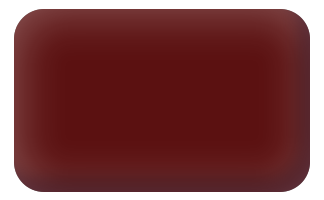
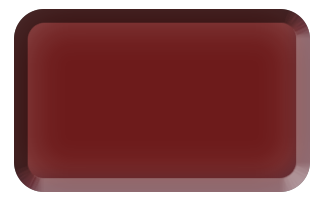
Two versions of the same layered image (324px x 200px). Layer-by-layer changes:
pixels changed over bbox(14, 9, 310, 192) (layer not identified)
